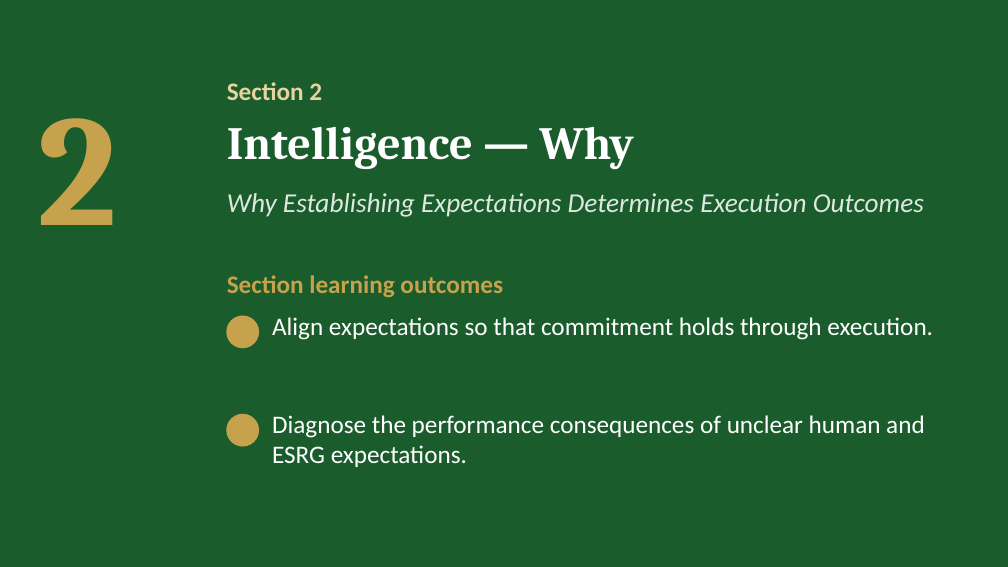
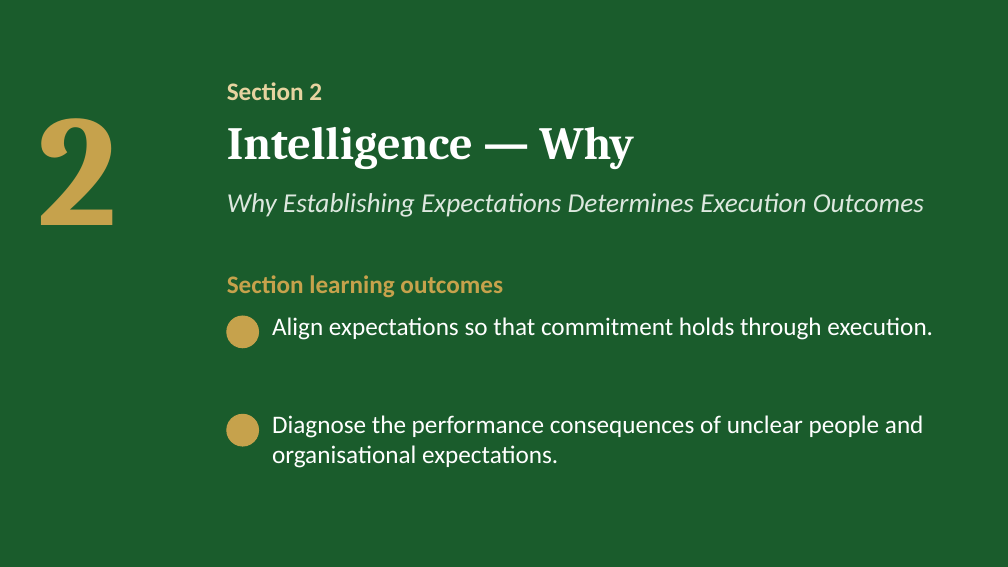
Before and after one commit to IBSL26/ibsl-platform, a slide deck: slide 13 of Unit decks/Unit 07 - Establishing Performance Expectations.pptx (slide 11 before the commit). Drawn at 1008x567 pixels with LibreOffice and Linux fonts; fonts in the diff are those of the drawing; background and template pictures are left out. Boxes give left, top, right and bottom in pixels: in the first picture for what was removed or moved away, otherwise in the second. Text is boxed around its words. In the diff, an @@ line names an element or a change of style, - is before the commit and + after.

```diff
--- a/Unit decks/Unit 07 - Establishing Performance Expectations.pptx
+++ b/Unit decks/Unit 07 - Establishing Performance Expectations.pptx
@@ text at (272, 415, 924, 468): text changed @@
-Diagnose the performance consequences of unclear human and ESRG expectations.
+Diagnose the performance consequences of unclear people and organisational expectations.
```
Also in this commit, not shown: 5 other slides changed, 3 slides added, 38 other files.
